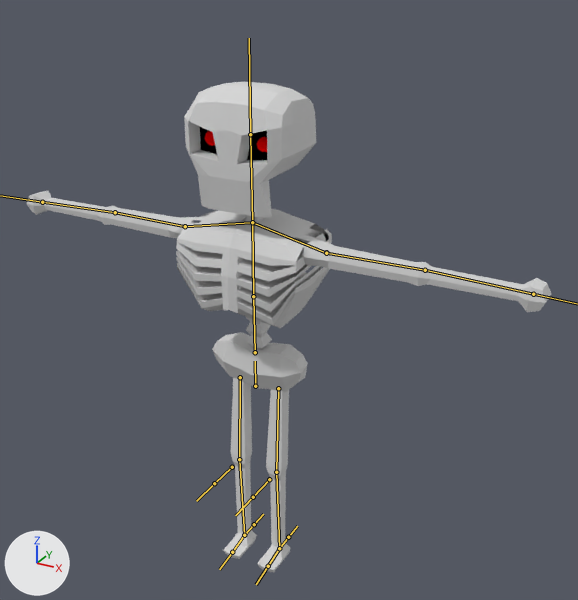
Renders of the FBX model DungeonGame/Assets/Prefabs/skeleton/skeleton.fbx from each side of a commit.
Both versions are drawn from a 50 mm lens placed at (7.08, -11.45, 11.61), pointed at (0.49, 0.52, 5.63). The axes (+X, +Y, +Z) are drawn at lower left. The lights are the same throughout. The bones that bend it are drawn over the model as lines.

Objects in the first picture: 'Skeleton'.
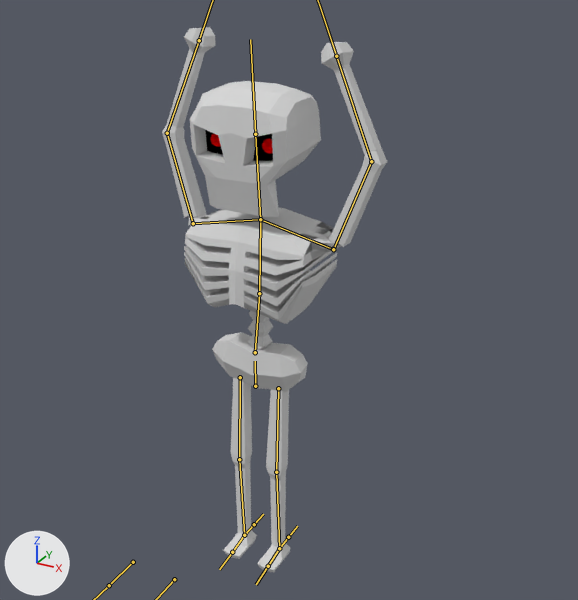
The newer file adds an action. The first version stands in its rest pose; the second is drawn at frame 15 of the action 'Armature|Hit1'.

Pixel boxes [x1, y1, x2, y2] of what changed, in the pictures (578 x 600 px):
'Skeleton', posed (57% narrower, 11% taller)
    before: [26, 81, 552, 573]
    after: [162, 27, 387, 573]
bone 'Spine1', root to tip
    before: (255, 352) to (253, 296)
    after: (255, 352) to (259, 293)
bone 'Spine2', root to tip
    before: (253, 296) to (252, 222)
    after: (259, 293) to (260, 219)
bone 'Head', root to tip
    before: (252, 222) to (250, 134)
    after: (260, 219) to (255, 134)
bone 'UpperArm.L', root to tip
    before: (326, 253) to (425, 270)
    after: (333, 249) to (371, 161)
bone 'LowerArm.L', root to tip
    before: (425, 270) to (533, 294)
    after: (371, 161) to (336, 56)
bone 'UpperArm.R', root to tip
    before: (185, 226) to (115, 212)
    after: (193, 223) to (167, 133)
bone 'LowerArm.R', root to tip
    before: (115, 212) to (42, 202)
    after: (167, 133) to (199, 40)

The change, as a diff of the scene's bpy script:
```diff
--- a/DungeonGame/Assets/Prefabs/skeleton/skeleton.fbx.py
+++ b/DungeonGame/Assets/Prefabs/skeleton/skeleton.fbx.py
@@ bone_spine1 @@
 bone_spine1 = bpy.data.objects['Armature'].pose.bones['Spine1']  # child of 'Hip'
-bone_spine1.rotation_quaternion = (1.0, 0.0, 0.0, 0.0)  # degrees (0, 0, 0)
+bone_spine1.rotation_quaternion = (0.996, -0.087, 0.0, 0.0)  # degrees (-10, 0, 0)
@@ bone_spine2 @@
 bone_spine2 = bpy.data.objects['Armature'].pose.bones['Spine2']  # child of 'Spine1'
-bone_spine2.rotation_quaternion = (1.0, 0.0, 0.0, 0.0)  # degrees (0, 0, 0)
+bone_spine2.rotation_quaternion = (0.998, 0.059, 0.0, 0.0)  # degrees (7, 0, 0)
@@ bone_head @@
 bone_head = bpy.data.objects['Armature'].pose.bones['Head']  # child of 'Spine2'
-bone_head.rotation_quaternion = (1.0, 0.0, 0.0, 0.0)  # degrees (0, 0, 0)
+bone_head.rotation_quaternion = (0.998, 0.064, 0.0, 0.0)  # degrees (7, 0, 0)
@@ bone_upperarm_l @@
 bone_upperarm_l = bpy.data.objects['Armature'].pose.bones['UpperArm.L']  # child of 'Shoulder.L'
-bone_upperarm_l.rotation_quaternion = (1.0, 0.0, 0.0, 0.0)  # degrees (0, 0, 0)
+bone_upperarm_l.rotation_quaternion = (0.009, 0.566, -0.824, -0.024)  # degrees (-3, 179, 69)
@@ bone_lowerarm_l @@
 bone_lowerarm_l = bpy.data.objects['Armature'].pose.bones['LowerArm.L']  # child of 'UpperArm.L'
-bone_lowerarm_l.rotation_quaternion = (1.0, 0.0, 0.0, 0.0)  # degrees (0, 0, 0)
+bone_lowerarm_l.rotation_quaternion = (0.913, 0.001, -0.057, -0.403)  # degrees (3, -6, -48)
@@ bone_upperarm_r @@
 bone_upperarm_r = bpy.data.objects['Armature'].pose.bones['UpperArm.R']  # child of 'Shoulder.R'
-bone_upperarm_r.rotation_quaternion = (1.0, 0.0, 0.0, 0.0)  # degrees (0, 0, 0)
+bone_upperarm_r.rotation_quaternion = (0.01, 0.598, 0.801, 0.026)  # degrees (-3, -179, -74)
@@ bone_lowerarm_r @@
 bone_lowerarm_r = bpy.data.objects['Armature'].pose.bones['LowerArm.R']  # child of 'UpperArm.R'
-bone_lowerarm_r.rotation_quaternion = (1.0, 0.0, 0.0, 0.0)  # degrees (0, 0, 0)
+bone_lowerarm_r.rotation_quaternion = (0.946, 0.002, 0.044, 0.321)  # degrees (2, 5, 38)
```
